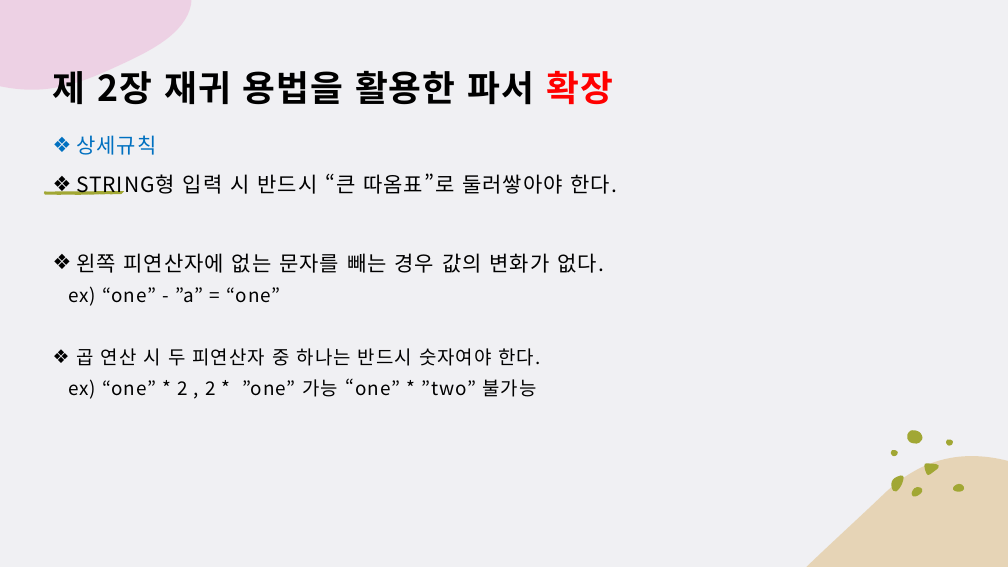
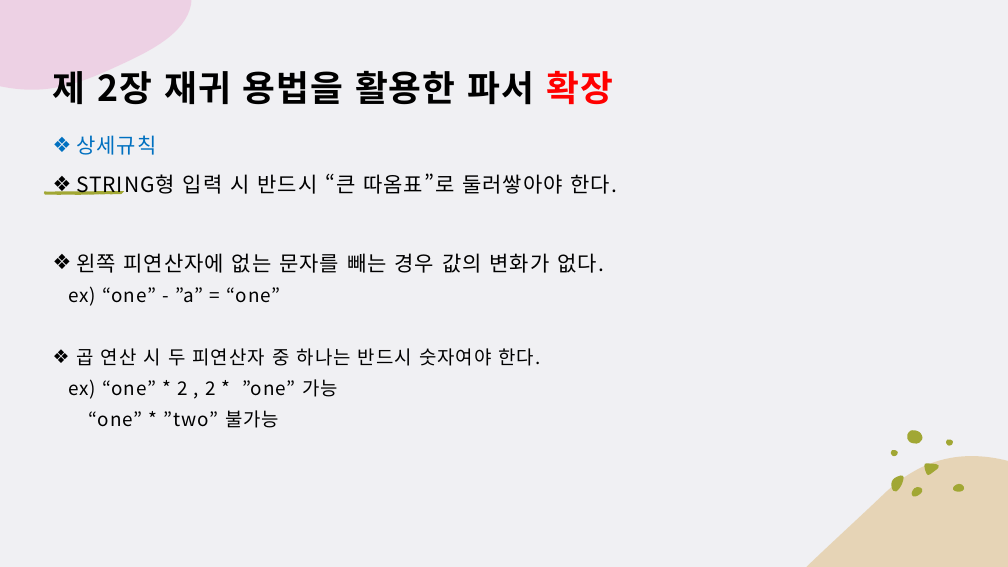
Before and after one commit to chaewon12/art-of-Java, a slide deck: slide 15 of Chapter02/CH02(21.12.27).pptx (slide 14 before the commit). Drawn at 1008x567 pixels with LibreOffice and Linux fonts; fonts in the diff are those of the drawing. Boxes give left, top, right and bottom in pixels: in the first picture for what was removed or moved away, otherwise in the second. Text is boxed around its words. In the diff, an @@ line names an element or a change of style, - is before the commit and + after.

Commit message:
Docs: Revise pptx
Correct typos and add file protection options.

```diff
--- a/Chapter02/CH02(21.12.27).pptx
+++ b/Chapter02/CH02(21.12.27).pptx
@@ text at (x1=68, y1=379, x2=338, y2=428): text changed @@
-  ex) “one” * 2 , 2 * ”one” 가능 “one” * ”two” 불가능
+  ex) “one” * 2 , 2 * ”one” 가능
+  “one” * ”two” 불가능
```
Also in this commit, not shown: 14 other slides changed, 1 slide added, 1 slide removed, 2 other files.
